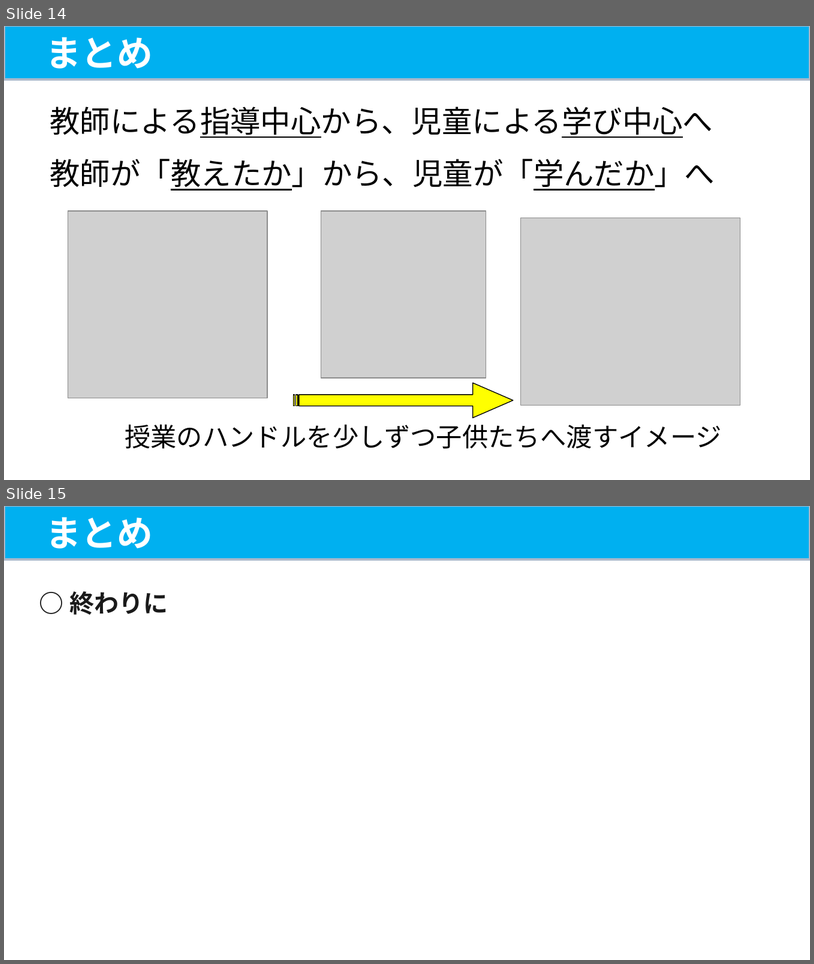
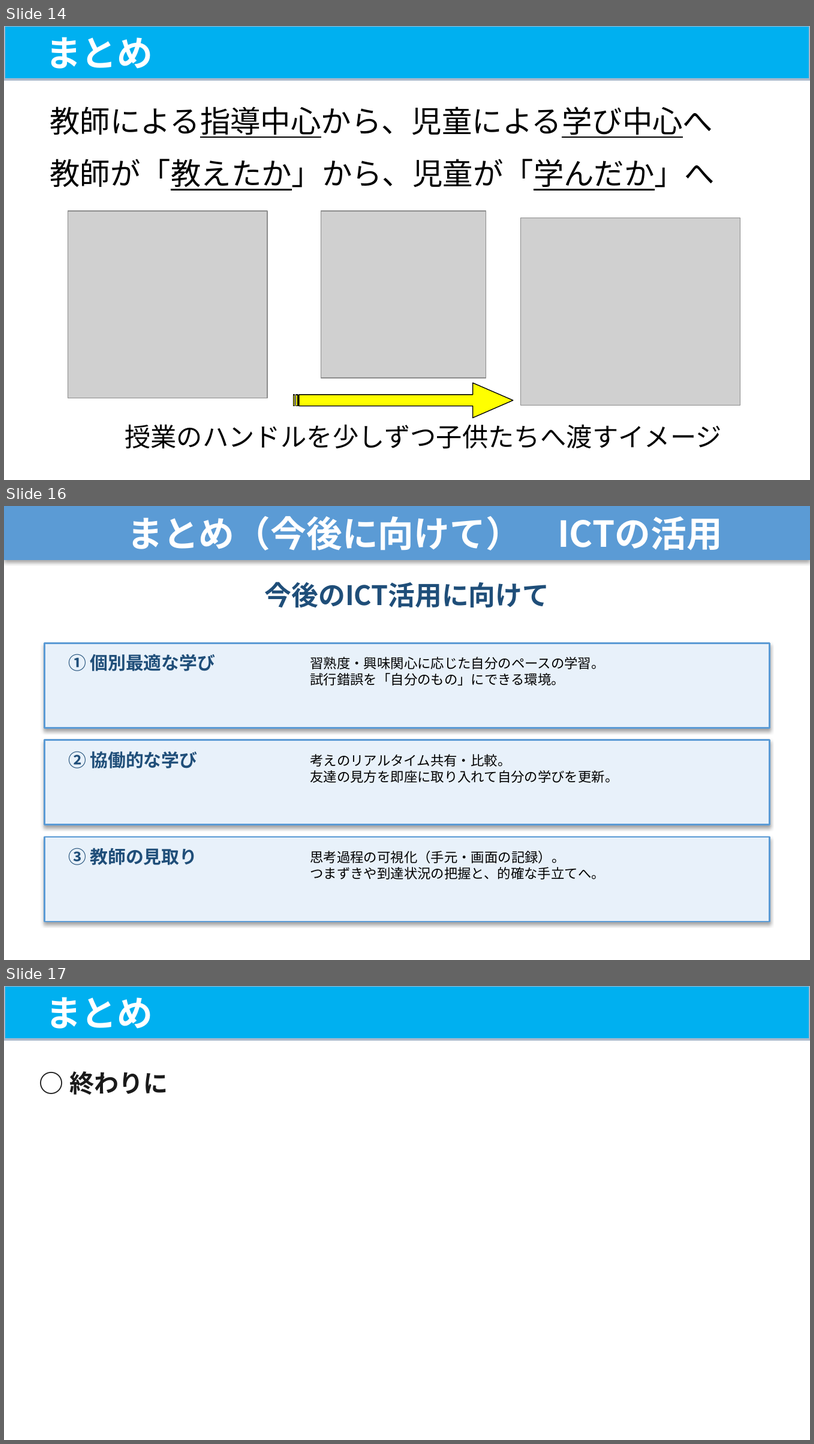
Before and after one commit to contynet730-star/con30, a slide deck: output/★指導課訪問★３・４校時指導助言資料（例）.pptx. Shown one above the other, each under a label of ours: slides 14 and 15 before the commit, slides 14, 16 and 17 after it; the slides between them are not shown. The pictures are 814x964 and 814x1444 pixels, drawn with LibreOffice and Linux fonts; fonts in the diff are those of the drawing; grey boxes stand for pictures. Boxes give left, top, right and bottom in pixels: in the first picture for what was removed or moved away, otherwise in the second. Text is boxed around its words. In the diff, an @@ line names an element or a change of style, - is before the commit and + after.

```diff
--- a/output/★指導課訪問★３・４校時指導助言資料（例）.pptx
+++ b/output/★指導課訪問★３・４校時指導助言資料（例）.pptx
@@ slide 16 added at bbox=[4, 506, 810, 960], background #FFFFFF @@
@@ rectangle added at bbox=[4, 506, 810, 560], fill #5B9BD5, 32 pt, text #FFFFFF, bold @@
+まとめ（今後に向けて） ICTの活用
@@ text added at bbox=[265, 582, 550, 607], 24 pt, text #1F4E79, bold @@
+今後のICT活用に向けて
@@ rectangle added at bbox=[44, 643, 770, 728], fill #E8F1FA, outline #5B9BD5 1.5 pt @@
@@ text added at bbox=[68, 654, 215, 671], 16 pt, text #1F4E79, bold @@
+① 個別最適な学び
@@ text added at bbox=[310, 657, 605, 685], 12 pt, text #000000 @@
+習熟度・興味関心に応じた自分のペースの学習。
+試行錯誤を「自分のもの」にできる環境。
@@ rectangle added at bbox=[44, 740, 770, 825], fill #E8F1FA, outline #5B9BD5 1.5 pt @@
@@ text added at bbox=[68, 751, 198, 768], 16 pt, text #1F4E79, bold @@
+② 協働的な学び
@@ text added at bbox=[310, 754, 618, 783], 12 pt, text #000000 @@
+考えのリアルタイム共有・比較。
+友達の見方を即座に取り入れて自分の学びを更新。
@@ rectangle added at bbox=[44, 837, 770, 921], fill #E8F1FA, outline #5B9BD5 1.5 pt @@
@@ text added at bbox=[68, 847, 198, 865], 16 pt, text #1F4E79, bold @@
+③ 教師の見取り
@@ text added at bbox=[310, 850, 605, 879], 12 pt, text #000000 @@
+思考過程の可視化（手元・画面の記録）。
+つまずきや到達状況の把握と、的確な手立てへ。
@@ what was slide 15 is now slide 17 @@
```
Also in this commit, not shown: 1 slide changed, 1 other slide added, 2 other files.
